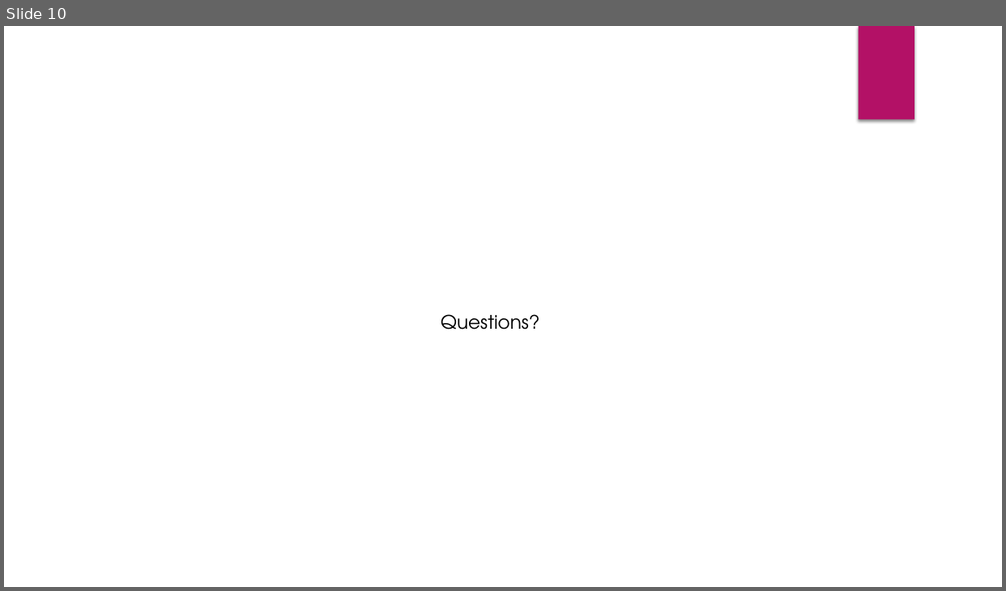
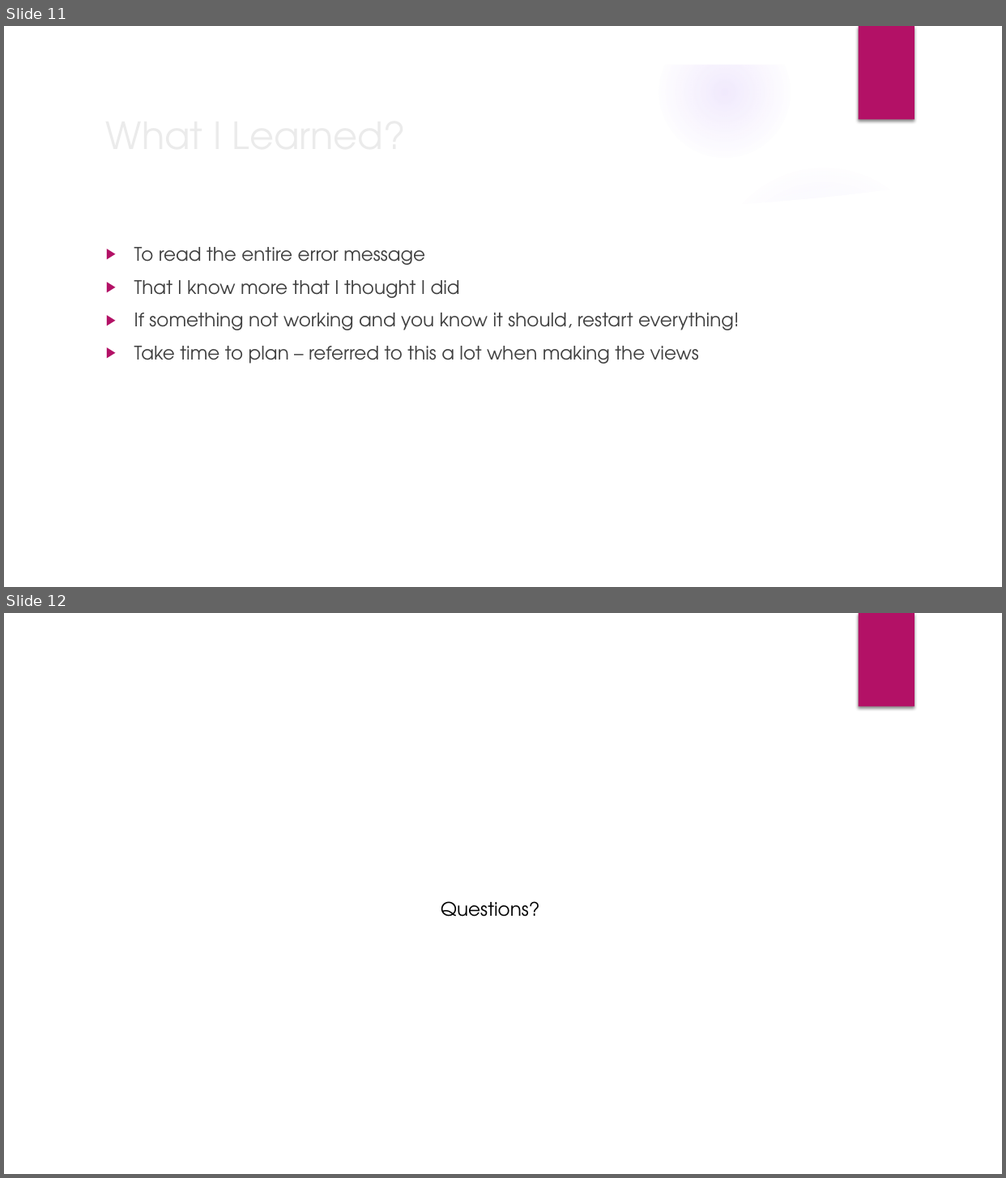
Before and after one commit to angelinalblyth/CodeClan-Gym-Project, a slide deck: Planning/Presenation.pptx. Shown one above the other, each under a label of ours: slide 10 before the commit, slides 11 and 12 after it. The pictures are 1006x591 and 1006x1178 pixels, drawn with LibreOffice and Linux fonts; fonts in the diff are those of the drawing; background and template pictures are left out. Boxes give left, top, right and bottom in pixels: in the first picture for what was removed or moved away, otherwise in the second. Text is boxed around its words. In the diff, an @@ line names an element or a change of style, - is before the commit and + after.

```diff
--- a/Planning/Presenation.pptx
+++ b/Planning/Presenation.pptx
@@ slide 11 added at <box>4,26,1002,587</box>, background picture (left out); not listed: 1 template element that a slide beside it also shows @@
@@ group added at <box>4,26,1002,587</box>: 5 ellipses, 3 freeform shapes @@
@@ title added at <box>98,105,816,163</box>, 36 pt, text #EBEBEB @@
+What I Learned?
@@ text added at <box>134,247,739,364</box>, 18 pt, text #404040 @@
+▶ To read the entire error message
+▶ That I know more that I thought I did
+▶ If something not working and you know it should, restart everything!
+▶ Take time to plan – referred to this a lot when making the views
@@ what was slide 10 is now slide 12 @@
```
Also in this commit, not shown: 1 slide changed, 2 other slides added, 1 slide removed, 10 other files.
